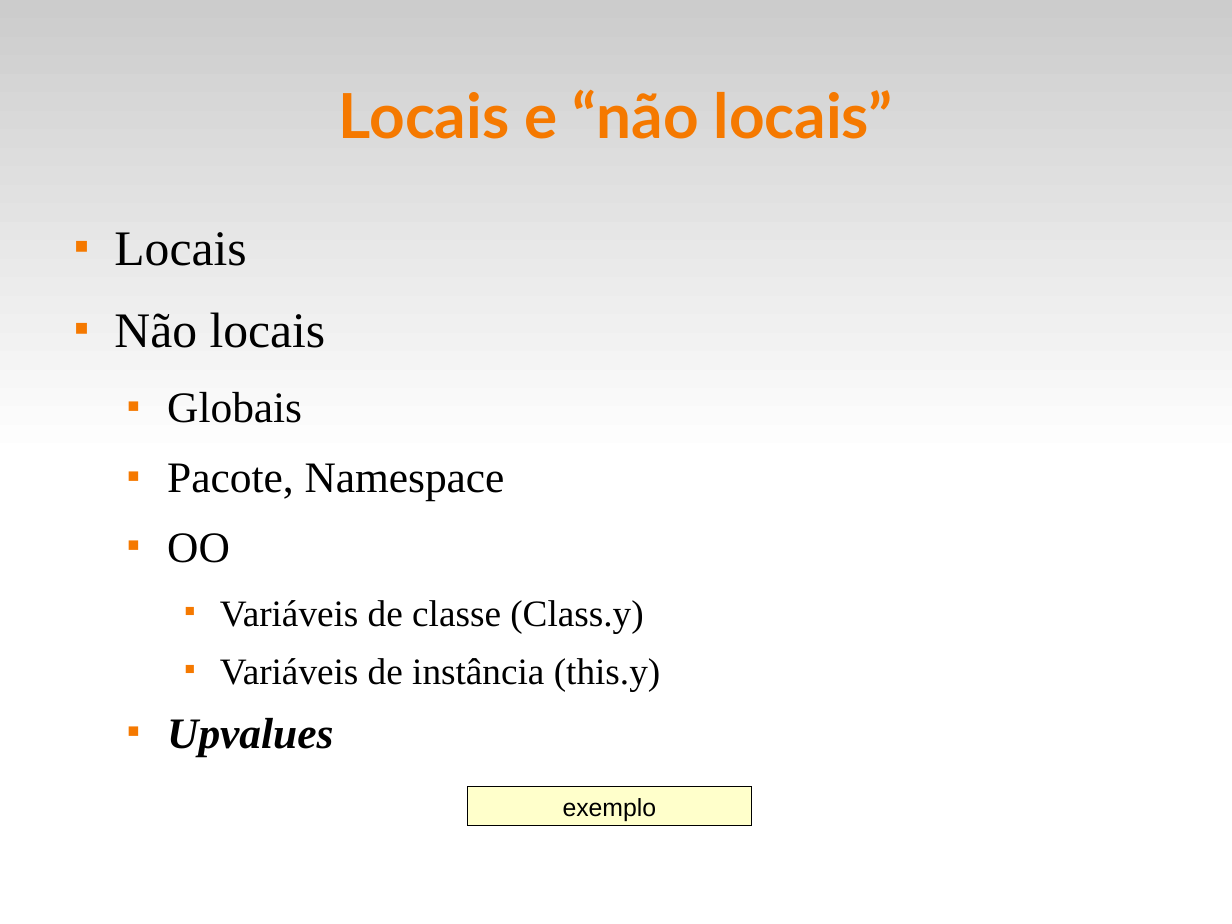
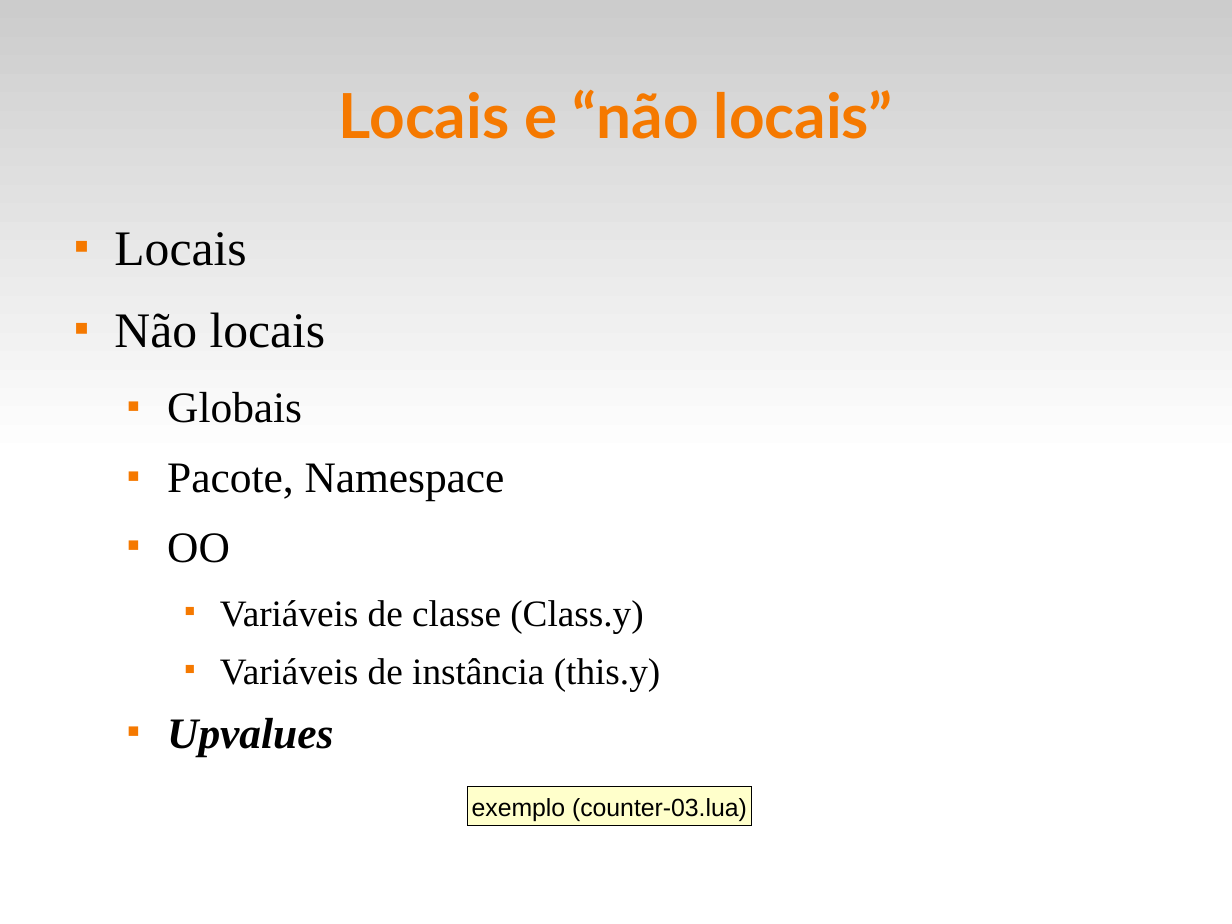
Before and after one commit to fsantanna-uerj/EDL, a slide deck: slide 16 of slides/edl-04-scope.odp. Drawn at 1232x924 pixels with LibreOffice and Linux fonts; fonts in the diff are those of the drawing. Boxes give left, top, right and bottom in pixels: in the first picture for what was removed or moved away, otherwise in the second. Text is boxed around its words. In the diff, an @@ line names an element or a change of style, - is before the commit and + after.

```diff
--- a/slides/edl-04-scope.odp
+++ b/slides/edl-04-scope.odp
@@ text in rectangle at [472, 798, 747, 821]: text changed @@
-exemplo
+exemplo (counter-03.lua)
```
Also in this commit, not shown: 1 other slide changed, 11 other files.
